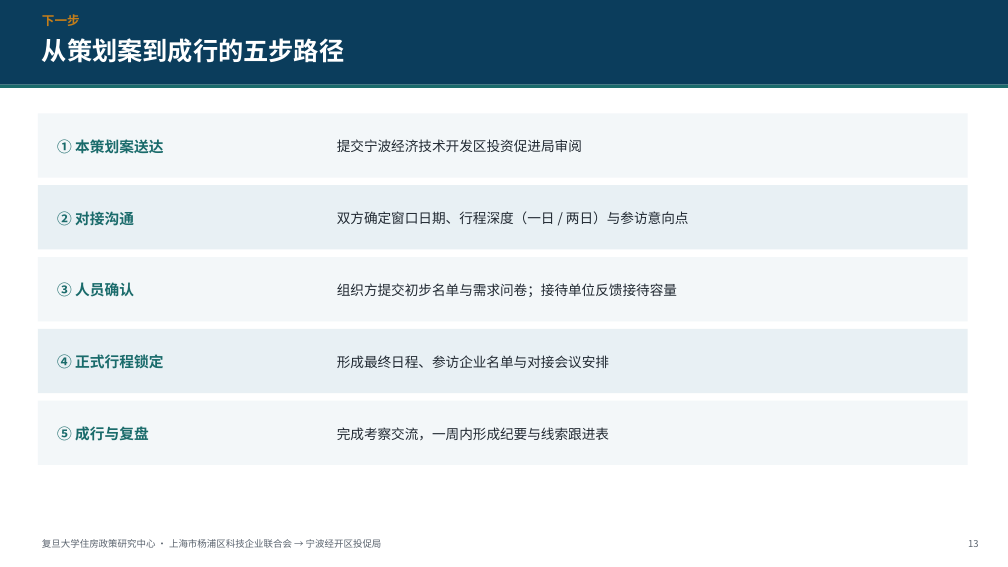
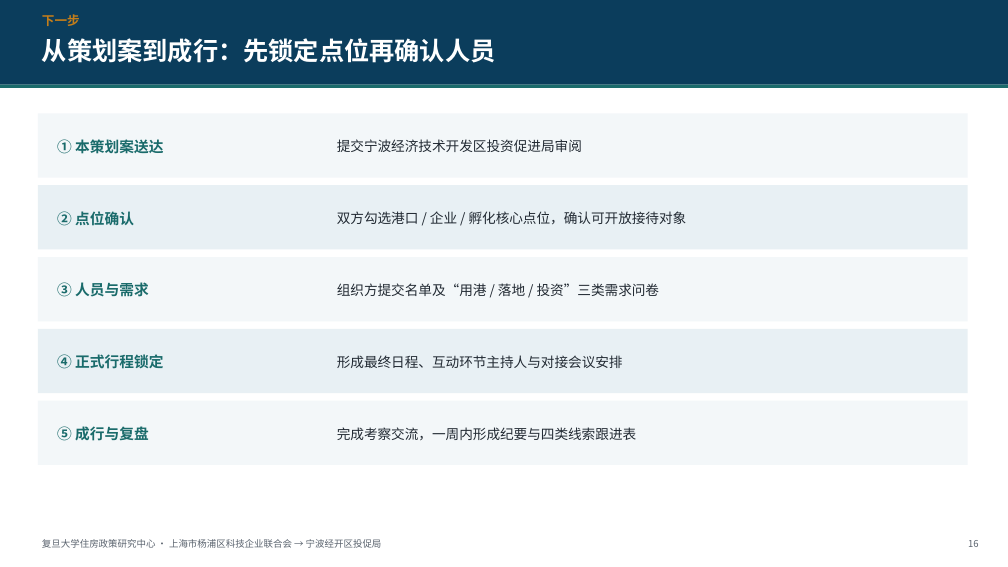
Before and after one commit to hujigang2010-maker/AIDEN, a slide deck: slide 16 of output/赴宁波港及宁波经济技术开发区考察交流策划案.pptx (slide 13 before the commit). Drawn at 1008x567 pixels with LibreOffice and Linux fonts; fonts in the diff are those of the drawing. Boxes give left, top, right and bottom in pixels: in the first picture for what was removed or moved away, otherwise in the second. Text is boxed around its words. In the diff, an @@ line names an element or a change of style, - is before the commit and + after.

```diff
--- a/output/赴宁波港及宁波经济技术开发区考察交流策划案.pptx
+++ b/output/赴宁波港及宁波经济技术开发区考察交流策划案.pptx
@@ text at box(42, 38, 496, 63): text changed @@
-从策划案到成行的五步路径
+从策划案到成行：先锁定点位再确认人员
@@ text at box(57, 211, 134, 226): text changed @@
-② 对接沟通
+② 点位确认
@@ text at box(337, 211, 687, 224): text changed @@
-双方确定窗口日期、行程深度（一日 / 两日）与参访意向点
+双方勾选港口 / 企业 / 孵化核心点位，确认可开放接待对象
@@ text at box(57, 282, 149, 297): text changed @@
-③ 人员确认
+③ 人员与需求
@@ text at box(337, 283, 660, 296): text changed @@
-组织方提交初步名单与需求问卷；接待单位反馈接待容量
+组织方提交名单及“用港 / 落地 / 投资”三类需求问卷
@@ text at box(337, 355, 623, 368): text changed @@
-形成最终日程、参访企业名单与对接会议安排
+形成最终日程、互动环节主持人与对接会议安排
@@ text at box(337, 427, 636, 441): text changed @@
-完成考察交流，一周内形成纪要与线索跟进表
+完成考察交流，一周内形成纪要与四类线索跟进表
```
Also in this commit, not shown: 11 other slides changed, 4 slides added, 1 slide removed, 7 other files.
